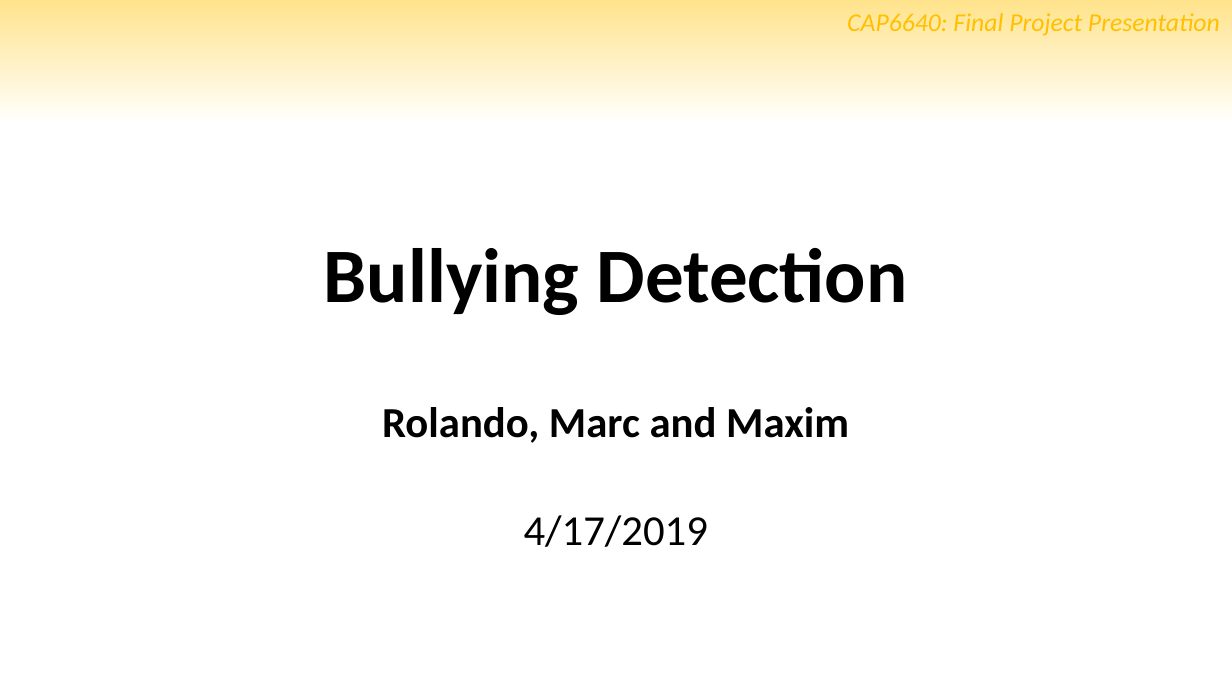
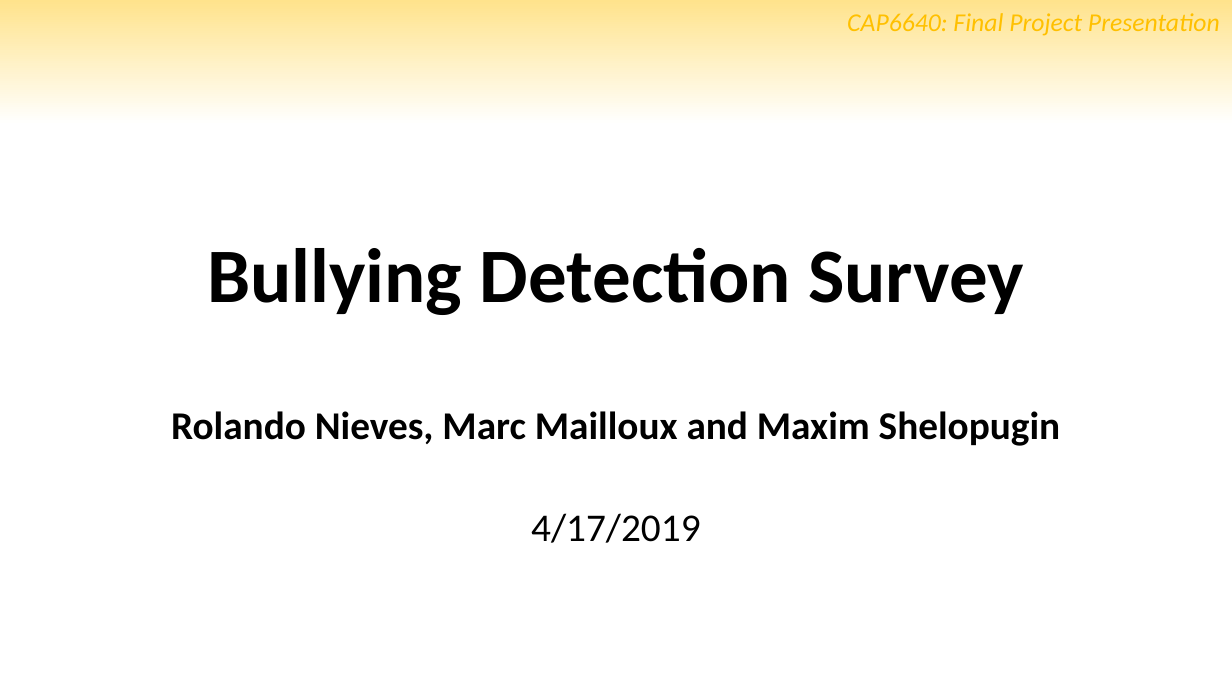
Before and after one commit to marctheshark3/UCF-NLP-Bullydetection, a slide deck: slide 1 of slides.pptx. Drawn at 1232x693 pixels with LibreOffice and Linux fonts; fonts in the diff are those of the drawing; background and template pictures are left out. Boxes give left, top, right and bottom in pixels: in the first picture for what was removed or moved away, otherwise in the second. Text is boxed around its words. In the diff, an @@ line names an element or a change of style, - is before the commit and + after.

```diff
--- a/slides.pptx
+++ b/slides.pptx
@@ title at (x1=207, y1=248, x2=1024, y2=315): text changed @@
-Bullying Detection
+Bullying Detection Survey
@@ subtitle at (x1=171, y1=411, x2=1061, y2=446): text changed; size 33.3 to 30.6 pt @@
-Rolando, Marc and Maxim
+Rolando Nieves, Marc Mailloux and Maxim Shelopugin
@@ subtitle at (x1=531, y1=513, x2=700, y2=543): size 33.3 to 30.6 pt in "4/17/2019" @@
```
Also in this commit, not shown: 7 other slides changed.
